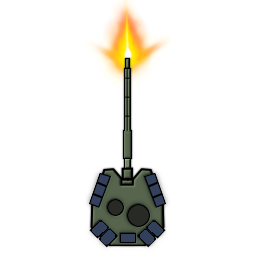
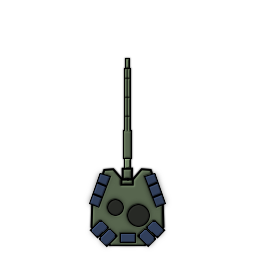
Layer changes from the first 256×256 image to the second:
showed "Detail 01 Colour Bump", painted on it over bbox(90, 174, 165, 245)
hid "Detail 01 Colour" over bbox(90, 174, 165, 245)
hid "Pasted Layer" over bbox(85, 0, 171, 89)
